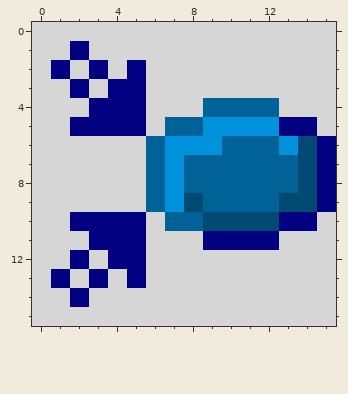
Pixel-art sprite: Delivery/studio/bitmaps/png/icon_format_clients_color.png. The picture above was drawn from the file before the commit.
The file is 16x16 pixels.
Once edited:
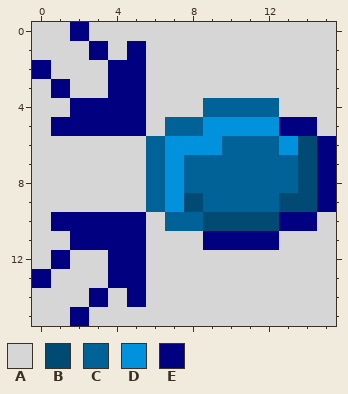
Palette (. is transparent): A #d6d6d6  B #004a73  C #006296  D #0092dc  E #000080
What changed:
The edit turns colour E into colour A in row 1 at x 2; in row 2 at x 1 and 3; in row 3 at x 2; in row 12 at x 2; in row 13 at x 1 and 3; in row 14 at x 2.
The edit turns colour A into colour E in row 0 at x 2; in row 1 at x 3 and 5; in row 2 at x 0 and 4; in row 3 at x 1; in row 4 at x 2; in row 5 at x 1.
The edit turns colour A into colour E in row 10 at x 1; in row 11 at x 2; in row 12 at x 1; in row 13 at x 0 and 4; in row 14 at x 3 and 5; in row 15 at x 2.
Where, in picture pixels (left, top, right, bottom), the same in both pictures:
changed: (32, 22, 146, 136)
changed: (32, 212, 146, 326)
